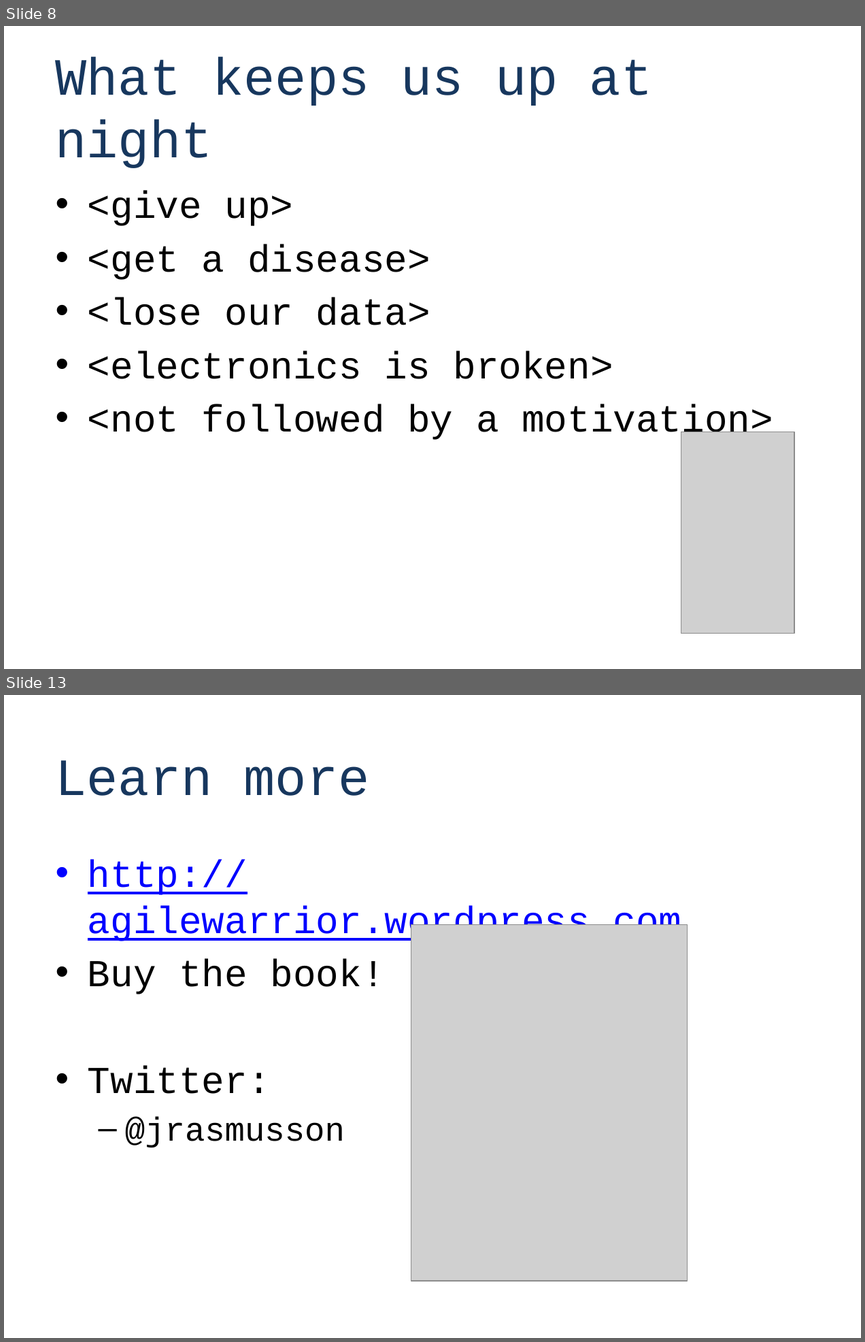
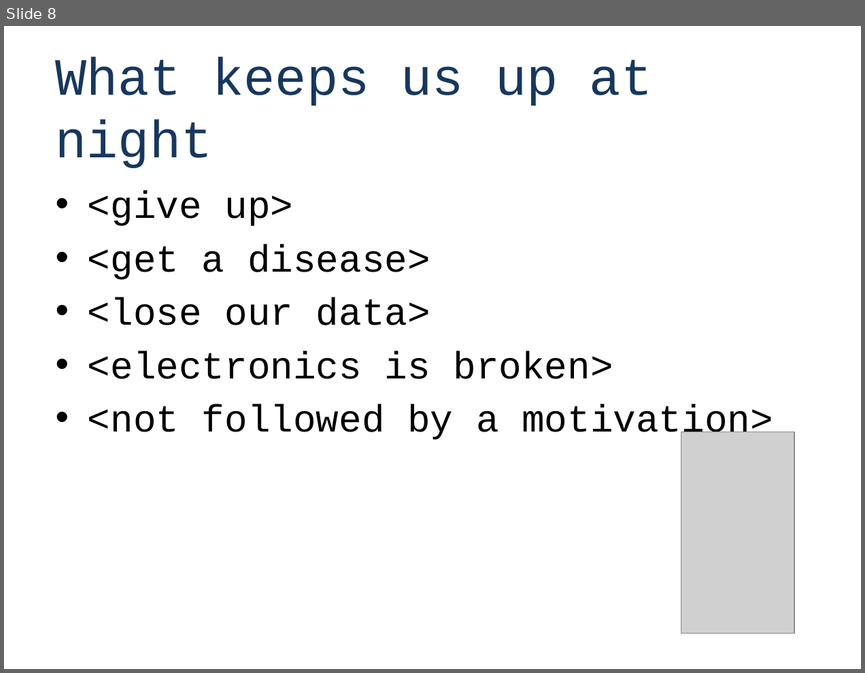
Before and after one commit to class-snct-rikitakelab/SmartGreenhousing, a slide deck: inception-deck-06-29.pptx. Shown one above the other, each under a label of ours: slides 8 and 13 before the commit, slide 8 after it; the slides between them are not shown. The pictures are 865x1342 and 865x673 pixels, drawn with LibreOffice and Linux fonts; fonts in the diff are those of the drawing; grey boxes stand for pictures. Boxes give left, top, right and bottom in pixels: in the first picture for what was removed or moved away, otherwise in the second. Text is boxed around its words. In the diff, an @@ line names an element or a change of style, - is before the commit and + after.

```diff
--- a/inception-deck-06-29.pptx
+++ b/inception-deck-06-29.pptx
@@ slide 13 removed at (4, 695, 861, 1338), background #FFFFFF @@
@@ title removed at (56, 760, 370, 796) @@
-Learn more
@@ text removed at (88, 860, 682, 1147) @@
-• http://agilewarrior.wordpress.com
-• Buy the book!
-• Twitter:
-  – @jrasmusson
@@ picture removed at (411, 925, 687, 1280) @@
```
Also in this commit, not shown: 5 slides changed, 1 slide added, 1 other slide removed, 1 other file.
